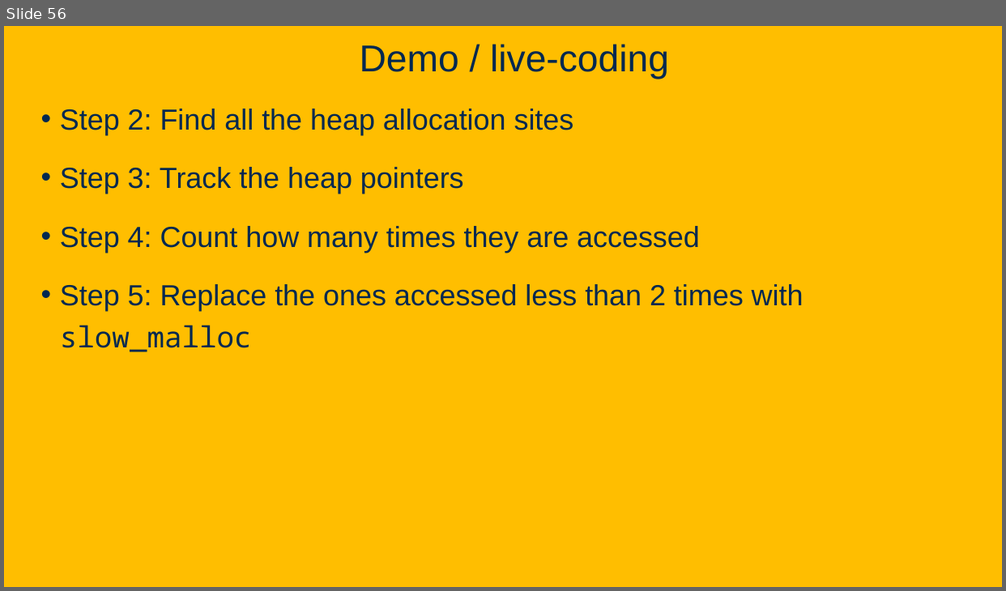
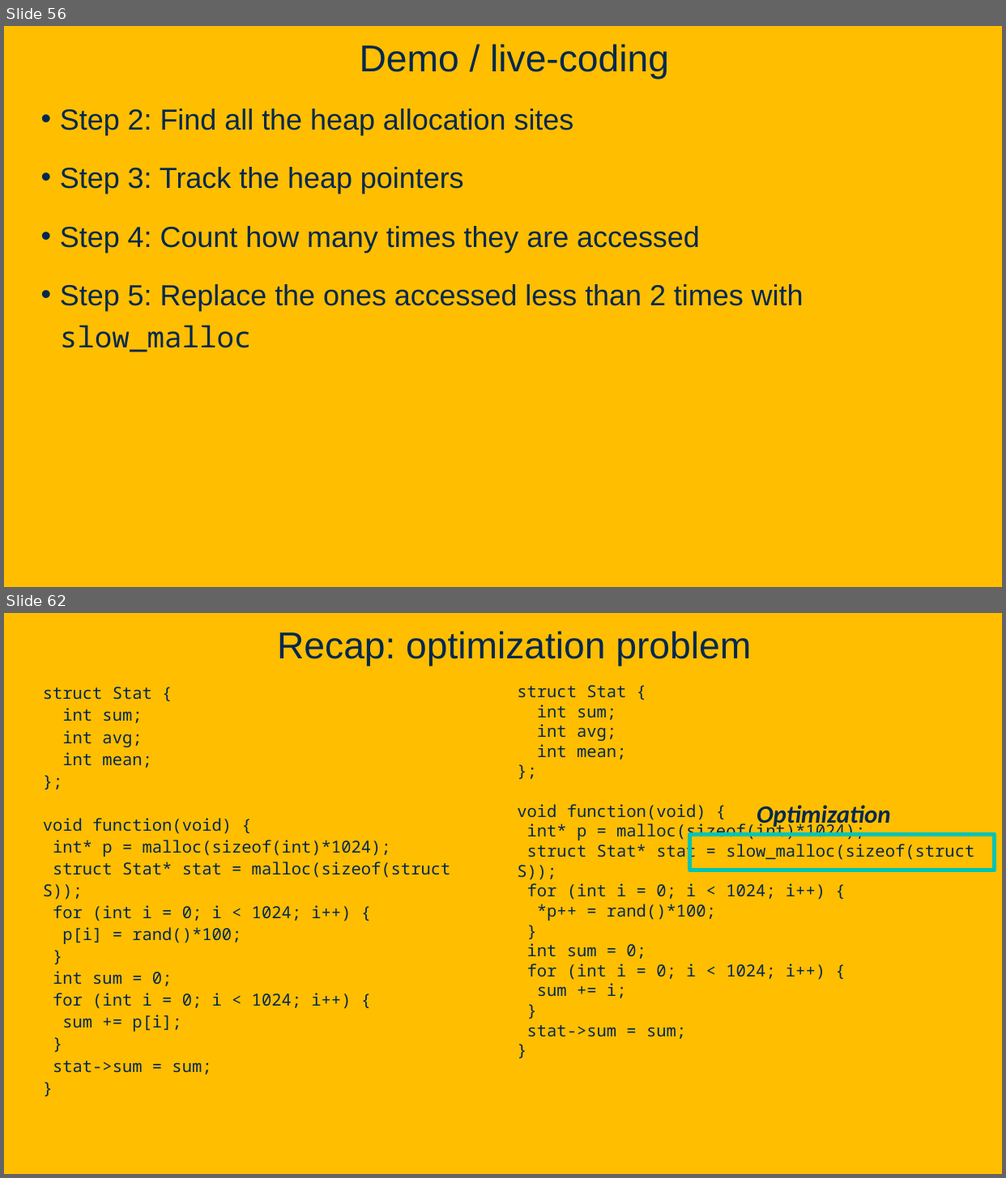
Before and after one commit to davsec-teaching/ECS289C-Spring2025, a slide deck: slides/2_compiler_fundamentals.pptx. Shown one above the other, each under a label of ours: slide 56 before the commit, slides 56 and 62 after it; the slides between them are not shown. The pictures are 1006x591 and 1006x1178 pixels, drawn with LibreOffice and Linux fonts; fonts in the diff are those of the drawing; background and template pictures are left out. Boxes give left, top, right and bottom in pixels: in the first picture for what was removed or moved away, otherwise in the second. Text is boxed around its words. In the diff, an @@ line names an element or a change of style, - is before the commit and + after.

```diff
--- a/slides/2_compiler_fundamentals.pptx
+++ b/slides/2_compiler_fundamentals.pptx
@@ slide 62 added at [4, 613, 1002, 1174], background picture (left out) @@
@@ title added at [277, 631, 751, 666], 36 pt, text #022850 @@
+Recap: optimization problem
@@ text added at [517, 685, 974, 1039], 16 pt, text #022850 @@
+struct Stat {
+int sum;
+int avg;
+int mean;
+};
+void function(void) {
+int* p = malloc(sizeof(int)*1024);
+struct Stat* stat = slow_malloc(sizeof(struct S));
+for (int i = 0; i < 1024; i++) {
+*p++ = rand()*100;
+}
+int sum = 0;
+for (int i = 0; i < 1024; i++) {
+sum += i;
+}
+stat->sum = sum;
+}
@@ text added at [43, 687, 451, 1075], 16 pt, text #022850 @@
+struct Stat {
+int sum;
+int avg;
+int mean;
+};
+void function(void) {
+int* p = malloc(sizeof(int)*1024);
+struct Stat* stat = malloc(sizeof(struct S));
+for (int i = 0; i < 1024; i++) {
+p[i] = rand()*100;
+}
+int sum = 0;
+for (int i = 0; i < 1024; i++) {
+sum += p[i];
+}
+stat->sum = sum;
+}
@@ text added at [756, 805, 891, 829], 24 pt, text #022850, bold, italic @@
+Optimization
@@ rectangle added at [691, 835, 995, 871], outline #00C4B2 4 pt @@
```
Also in this commit, not shown: 42 other slides added, 2 other files.
